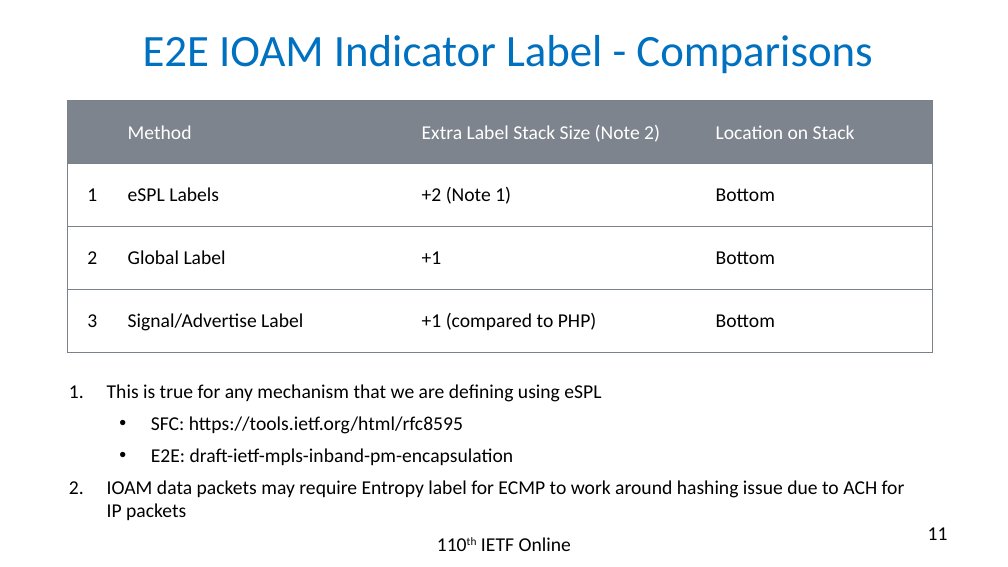
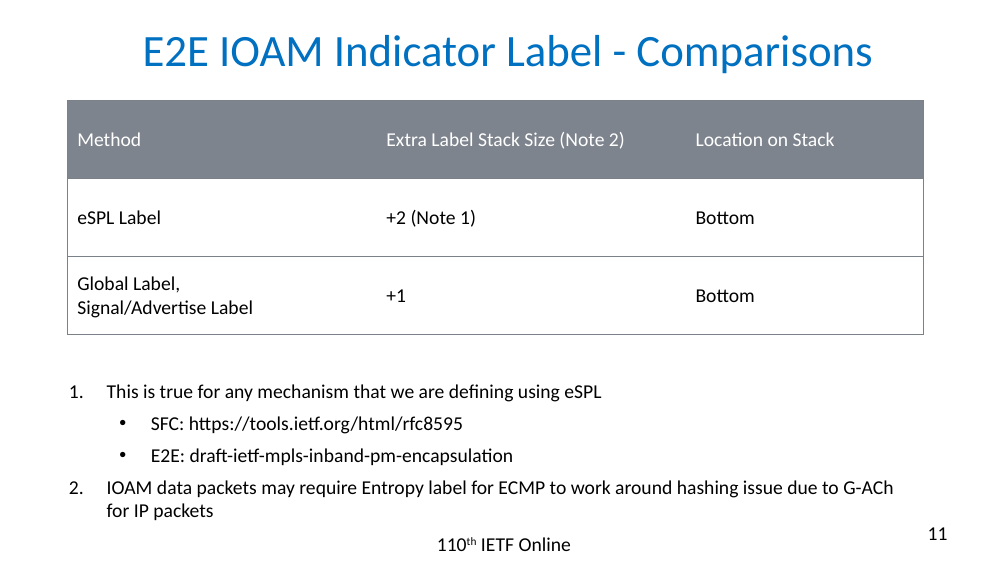
Before and after one commit to rakgandhi/ietf-slides, a slide deck: slide 11 of draft-gandhi-mpls-ioam-sr-05.pptx. Drawn at 1008x567 pixels with LibreOffice and Linux fonts; fonts in the diff are those of the drawing. Boxes give left, top, right and bottom in pixels: in the first picture for what was removed or moved away, otherwise in the second. Text is boxed around its words. In the diff, an @@ line names an element or a change of style, - is before the commit and + after.

```diff
--- a/draft-gandhi-mpls-ioam-sr-05.pptx
+++ b/draft-gandhi-mpls-ioam-sr-05.pptx
@@ table at [68, 101, 925, 335] @@
- | Method | Extra Label Stack Size (Note 2) | Location on Stack
-1 | eSPL Labels | +2 (Note 1) | Bottom
-2 | Global Label | +1 | Bottom
-3 | Signal/Advertise Label | +1 (compared to PHP) | Bottom
+Method | Extra Label Stack Size (Note 2) | Location on Stack
+eSPL Label | +2 (Note 1) | Bottom
+Global Label, / Signal/Advertise Label | +1 | Bottom
@@ table: place and size @@
-table at [68, 101, 933, 498]
+table at [68, 101, 925, 335]
@@ text at [107, 480, 893, 520]: text changed @@
-2. IOAM data packets may require Entropy label for ECMP to work around hashing issue due to ACH for IP packets
+2. IOAM data packets may require Entropy label for ECMP to work around hashing issue due to G-ACh for IP packets
```
Also in this commit, not shown: 7 other slides changed, 1 slide removed, 1 other file.
